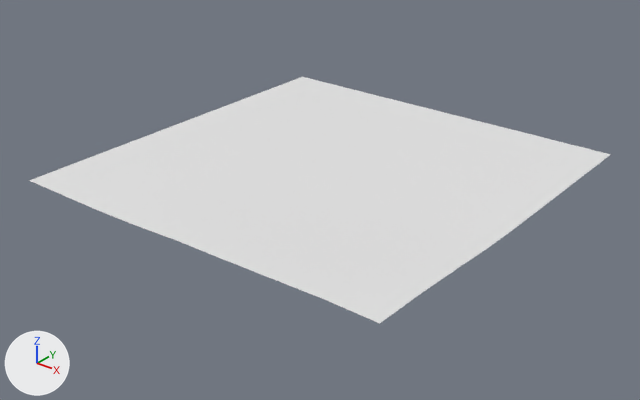
A saved change to the OBJ model assets/maps/chunks/terrain_lod2_-3_-6.obj.
One viewpoint serves both versions: a 50 mm camera at (-165.0, 505.5, 99.8) aimed at (-319.2, 698.3, -19.7). The axes (+X, +Y, +Z) are drawn at lower left. The lights are the same throughout. The older version comes first. Where no turn or scale is listed for an object, it has been applied to the vertices.

In view in the first picture: 'terrain_lod2_-3_-6'.
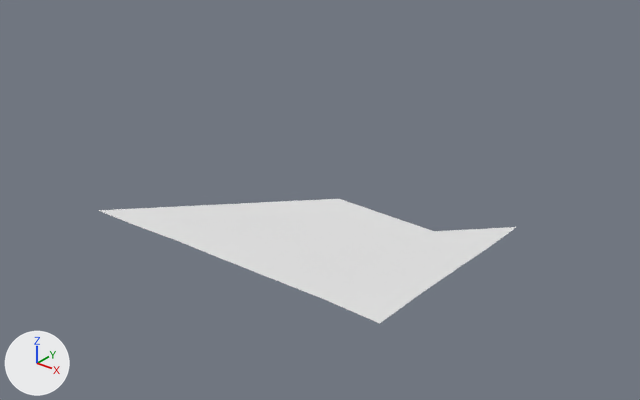
Location of each change, (x1, y1, x2, y2) in pixels of the pictures (640 x 400 px):
```json
{"object": "terrain_lod2_-3_-6", "change": "reshaped", "before": [29, 77, 611, 323], "after": [98, 199, 516, 323], "on screen": "28% narrower, 49% shorter"}
{"part": 1, "of": "me_terrain_lod2__3__6", "change": "deleted", "before": [29, 77, 611, 231]}
```

Edits to the scene script, one JSON object a line:
```json
{"block": "me_terrain_lod2__3__6", "where": "# used by ob_terrain_lod2__3__6; location = (0.0, 0.0, 0.0)"}
{"op": "remove", "block": "me_terrain_lod2__3__6", "code": "me_terrain_lod2__3__6.from_pydata(...)  # 81 vertices, 128 faces; spans x -384.0..-256.0, y 640.0..768.0, z -10.8..-8.2"}
{"op": "add", "block": "me_terrain_lod2__3__6", "code": "me_terrain_lod2__3__6.from_pydata(...)  # 23 vertices, 28 faces; spans x -352.0..-256.0, y 640.0..704.0, z -10.8..-8.2"}
{"block": "me_terrain_lod2__3__6", "change": "me_terrain_lod2__3__6 part 1"}
{"block": "me_terrain_lod2__3__6", "change": "58 vertices are removed from x -384.0..-256.0, y 640.0..768.0, z -10.8"}
{"block": "me_terrain_lod2__3__6", "change": "100 faces are deleted"}
```
